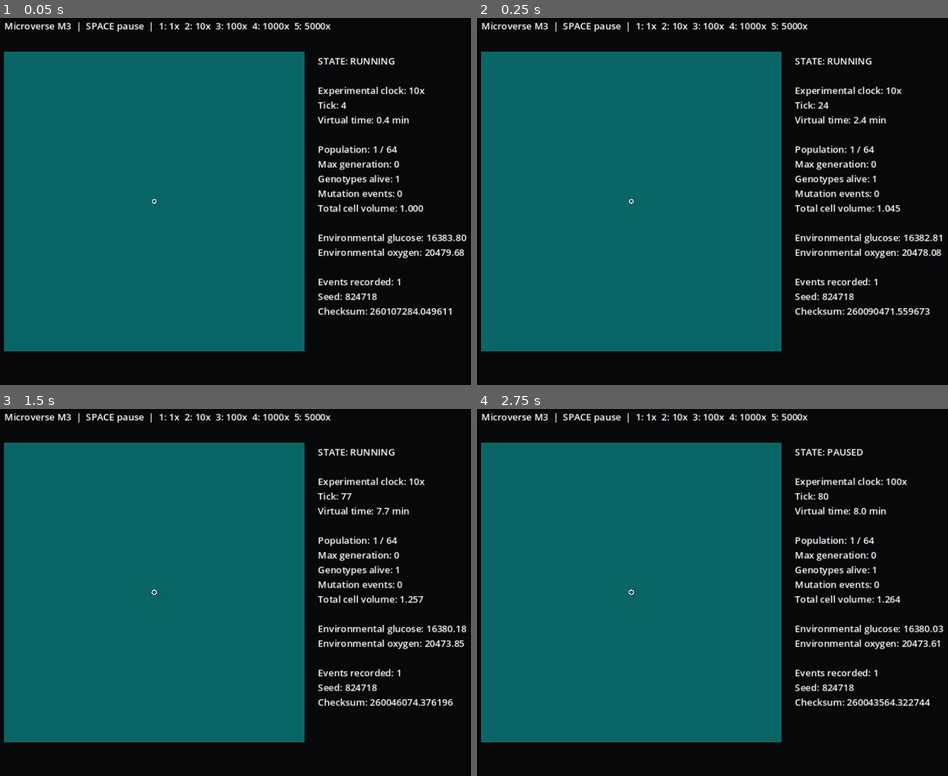
Above: before the commit, frames 1-4 (two rows, left to right).
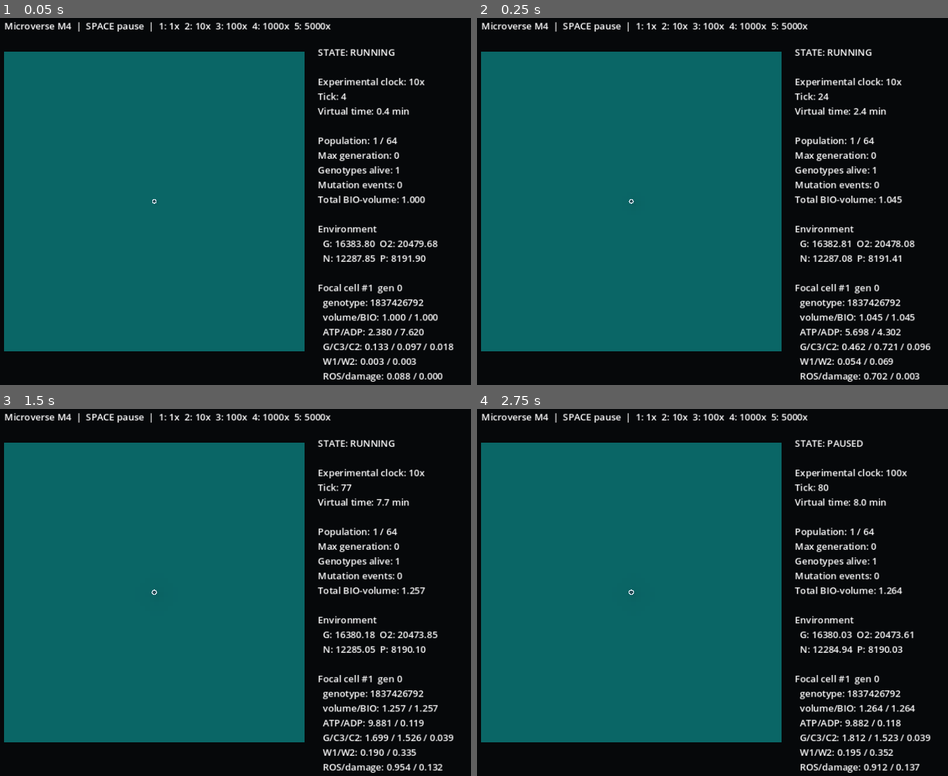
Above: after the commit, the same moments.

Repository: Feynman26/Microverse
Game: Godot game, scene res://src/ui/main.tscn
The game is run twice, just before and just after one commit, with the same random seed, the same clock (stepped at 60 frames per second) and the same inputs.
Inputs:
- Up to frame 1 (0.05 s): no input
- Up to frame 2 (0.25 s): no input
- Up to frame 3 (1.5 s): tap Enter at 0.5 s; tap 1 at 0.6 s; tap Space at 0.77, 1.25 s; tap 2 at 1.35 s
- Up to frame 4 (2.75 s): tap Space at 1.52 s; tap Enter at 2 s; tap 3 at 2.1 s

The runs differ from the first frame. In frame 1, 7.4% of the frame differs, in the area x 13-100%, y 1-100%; in frame 2, 7.4%; in frame 3, 7.3%; in frame 4, 7.4%.

Commit message:
feat: expose M4 intracellular chemistry in observer UI

Diff:
--- a/src/ui/main.gd
+++ b/src/ui/main.gd
@@ -72,18 +72,20 @@
 
 func _create_labels() -> void:
 	_status_label = Label.new()
-	_status_label.position = Vector2(555.0, 75.0)
-	_status_label.size = Vector2(340.0, 420.0)
+	_status_label.position = Vector2(555.0, 60.0)
+	_status_label.size = Vector2(360.0, 620.0)
 	add_child(_status_label)
 
 	_help_label = Label.new()
 	_help_label.position = Vector2(20.0, 15.0)
-	_help_label.text = "Microverse M3  |  SPACE pause  |  1: 1x  2: 10x  3: 100x  4: 1000x  5: 5000x"
+	_help_label.text = "Microverse M4  |  SPACE pause  |  1: 1x  2: 10x  3: 100x  4: 1000x  5: 5000x"
 	add_child(_help_label)
 
 func _update_status() -> void:
 	var glucose_total: float = simulation.world.get_field("glucose").total_amount()
 	var oxygen_total: float = simulation.world.get_field("oxygen").total_amount()
+	var nitrogen_total: float = simulation.world.get_field("nitrogen").total_amount()
+	var phosphorus_total: float = simulation.world.get_field("phosphorus").total_amount()
 	var state: String = "PAUSED" if paused else "RUNNING"
 	_status_label.text = (
 		"STATE: %s\n\n" % state
@@ -94,10 +96,38 @@
 		+ "Max generation: %d\n" % simulation.maximum_generation()
 		+ "Genotypes alive: %d\n" % simulation.genotype_count()
 		+ "Mutation events: %d\n" % simulation.mutation_event_count()
-		+ "Total cell volume: %.3f\n\n" % simulation.total_cell_volume()
-		+ "Environmental glucose: %.2f\n" % glucose_total
-		+ "Environmental oxygen: %.2f\n\n" % oxygen_total
-		+ "Events recorded: %d\n" % simulation.event_log.size()
+		+ "Total BIO-volume: %.3f\n\n" % simulation.total_cell_volume()
+		+ "Environment\n"
+		+ "  G: %.2f  O2: %.2f\n" % [glucose_total, oxygen_total]
+		+ "  N: %.2f  P: %.2f\n\n" % [nitrogen_total, phosphorus_total]
+		+ _focal_cell_status()
+		+ "\nEvents recorded: %d\n" % simulation.event_log.size()
 		+ "Seed: %d\n" % simulation.config.seed
 		+ "Checksum: %.6f" % simulation.checksum()
 	)
+
+func _focal_cell_status() -> String:
+	if simulation.cells.is_empty():
+		return "Focal cell: none (extinction)\n"
+	var cell = simulation.cells[0]
+	var dominant: Dictionary = _dominant_flux(cell)
+	return (
+		"Focal cell #%d  gen %d\n" % [cell.id, cell.generation]
+		+ "  genotype: %d\n" % cell.genome.fingerprint()
+		+ "  volume/BIO: %.3f / %.3f\n" % [cell.volume, cell.pool("BIO")]
+		+ "  ATP/ADP: %.3f / %.3f\n" % [cell.pool("ATP"), cell.pool("ADP")]
+		+ "  G/C3/C2: %.3f / %.3f / %.3f\n" % [cell.pool("G"), cell.pool("C3"), cell.pool("C2")]
+		+ "  W1/W2: %.3f / %.3f\n" % [cell.pool("W1"), cell.pool("W2")]
+		+ "  ROS/damage: %.3f / %.3f\n" % [cell.pool("ROS"), cell.damage]
+		+ "  dominant flux: %s %.5f\n\n" % [dominant["reaction_id"], dominant["flux"]]
+	)
+
+func _dominant_flux(cell) -> Dictionary:
+	var best_id: String = "none"
+	var best_flux: float = 0.0
+	for reaction_id in cell.last_fluxes.keys():
+		var flux: float = float(cell.last_fluxes[reaction_id])
+		if flux > best_flux:
+			best_flux = flux
+			best_id = String(reaction_id)
+	return {"reaction_id": best_id, "flux": best_flux}
